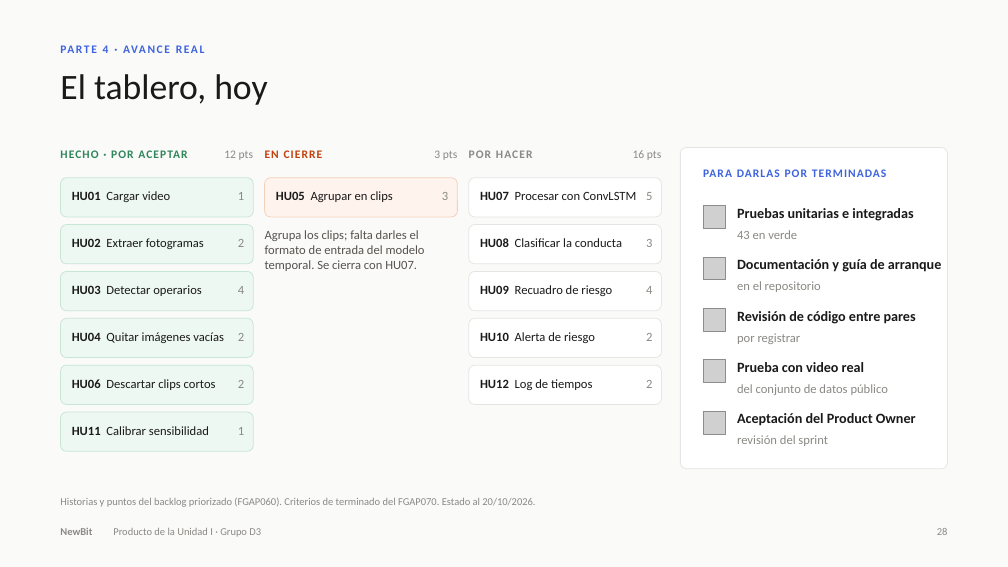
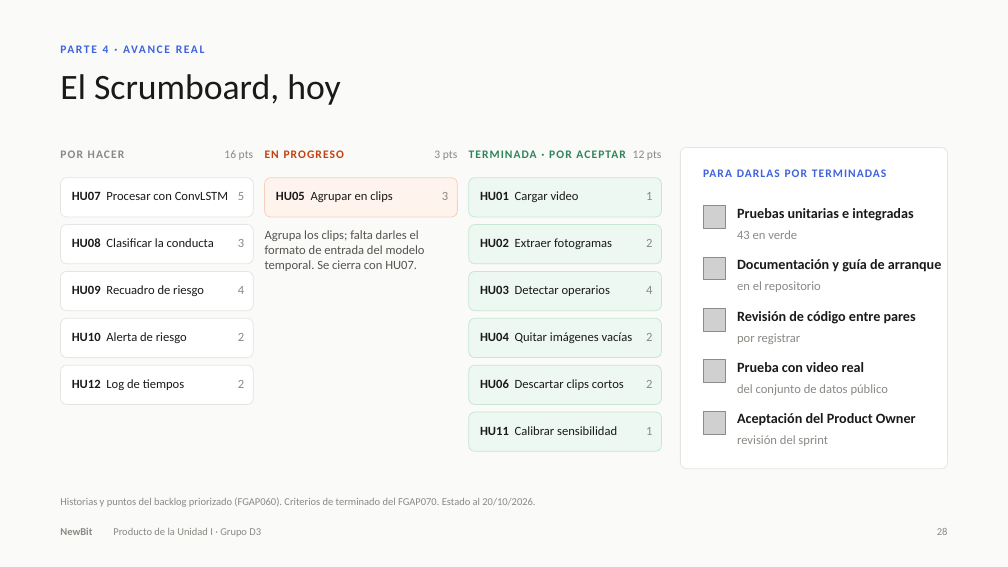
Before and after one commit to devmondoss/NewBit, a slide deck: slide 28 of curso/semana-06-producto-unidad-1/nuestras-entregas/PPT_Producto_Unidad_1_NewBit/PPT_Producto_Unidad_1_NewBit.pptx. Drawn at 1008x567 pixels with LibreOffice and Linux fonts; fonts in the diff are those of the drawing; grey boxes stand for pictures. Boxes give left, top, right and bottom in pixels: in the first picture for what was removed or moved away, otherwise in the second. Text is boxed around its words. In the diff, an @@ line names an element or a change of style, - is before the commit and + after.

```diff
--- a/curso/semana-06-producto-unidad-1/nuestras-entregas/PPT_Producto_Unidad_1_NewBit/PPT_Producto_Unidad_1_NewBit.pptx
+++ b/curso/semana-06-producto-unidad-1/nuestras-entregas/PPT_Producto_Unidad_1_NewBit/PPT_Producto_Unidad_1_NewBit.pptx
@@ text at box(60, 74, 340, 105): text changed @@
-El tablero, hoy
+El Scrumboard, hoy
@@ text at box(60, 150, 125, 158): text changed; text colour #2F855A to #8A8984 @@
-HECHO · POR ACEPTAR
+POR HACER
@@ text at box(224, 150, 253, 160): text changed @@
-12 pts
+16 pts
@@ text at box(265, 150, 344, 158): text changed @@
-EN CIERRE
+EN PROGRESO
@@ rounded rectangle: place and size @@
-rounded rectangle at box(60, 412, 253, 451)
+rounded rectangle at box(469, 178, 662, 217)
@@ text at box(469, 150, 625, 158): text changed; text colour #8A8984 to #2F855A @@
-POR HACER
+TERMINADA · POR ACEPTAR
@@ text at box(633, 150, 661, 160): text changed @@
-16 pts
+12 pts
@@ text at box(72, 191, 228, 200): text changed @@
-HU01 Cargar video
+HU07 Procesar con ConvLSTM
@@ text at box(238, 192, 244, 200): text changed @@
-1
+5
@@ text added at box(480, 191, 579, 202), 12 pt, text #1A1A1A @@
+HU01 Cargar video
@@ text "1": place and size @@
-text "1" at box(238, 427, 244, 435)
+text "1" at box(646, 192, 652, 200)
@@ text at box(72, 238, 214, 247): text changed @@
-HU02 Extraer fotogramas
+HU08 Clasificar la conducta
@@ text at box(238, 239, 244, 247): text changed @@
-2
+3
@@ text at box(480, 238, 612, 249): text changed @@
-HU07 Procesar con ConvLSTM
+HU02 Extraer fotogramas
@@ text at box(646, 239, 652, 247): text changed @@
-5
+2
@@ text removed at box(646, 239, 652, 247) @@
-3
@@ text at box(72, 285, 204, 296): text changed @@
-HU03 Detectar operarios
+HU09 Recuadro de riesgo
@@ text at box(480, 285, 610, 296): text changed @@
-HU08 Clasificar la conducta
+HU03 Detectar operarios
@@ text at box(72, 332, 187, 343): text changed @@
-HU04 Quitar imágenes vacías
+HU10 Alerta de riesgo
@@ text at box(480, 332, 633, 343): text changed @@
-HU09 Recuadro de riesgo
+HU04 Quitar imágenes vacías
@@ fill #EEF8F2 to #FFFFFF; outline #C7E6D4 0.75 pt to #E7E5E4 0.75 pt in 5 elements at box(60, 178, 253, 217), box(60, 225, 253, 264), box(60, 271, 253, 311), box(60, 318, 253, 358), box(60, 365, 253, 405) @@
@@ text at box(72, 379, 184, 390): text changed @@
-HU06 Descartar clips cortos
+HU12 Log de tiempos
@@ text at box(480, 379, 624, 390): text changed @@
-HU10 Alerta de riesgo
+HU06 Descartar clips cortos
@@ text removed at box(480, 379, 592, 390) @@
-HU12 Log de tiempos
@@ 5 rounded rectangles: place and size @@
-5 rounded rectangles at box(469, 178, 662, 405)
+5 rounded rectangles at box(469, 225, 662, 451)
@@ fill #FFFFFF to #EEF8F2; outline #E7E5E4 0.75 pt to #C7E6D4 0.75 pt in 5 elements at box(469, 225, 662, 264), box(469, 271, 662, 311), box(469, 365, 662, 405), box(469, 318, 662, 358), box(469, 412, 662, 451) @@
@@ text "HU11 Calibrar sensibilidad": place and size @@
-text "HU11 Calibrar sensibilidad" at box(72, 426, 209, 435)
+text "HU11 Calibrar sensibilidad" at box(480, 426, 617, 435)
@@ text added at box(646, 427, 652, 435), 12 pt, text #8A8984 @@
+1
```
Also in this commit, not shown: 2 other slides changed, 18 other files.
